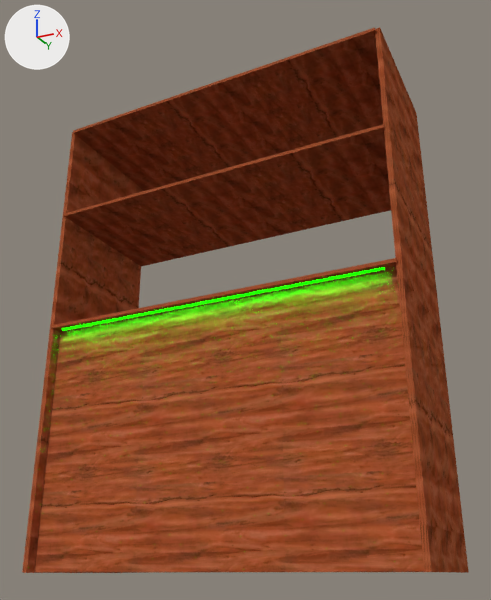
Renders of the Blender file 01 Models/shelf.blend from each side of a commit.
One viewpoint serves both versions: a camera (50 mm lens) standing at (1.59, -8.03, -0.06) and looking at (-2.37, -0.11, 3.5). Arrows for +X, +Y and +Z are at upper left; the lights stay in place.
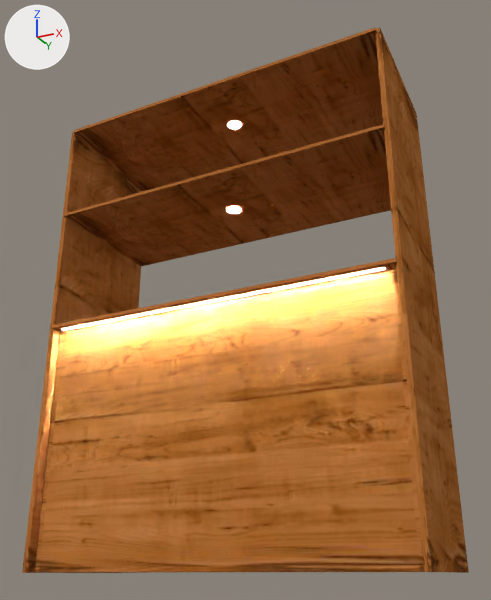
Edits to the bpy script that builds the scene:
```text
Add img_table_wood_jpg:
    img_table_wood_jpg = load_image('table_wood.jpg', '../02 Textures/table_wood.jpg', 300, 225, 'sRGB')
Add mat_light_one:
    mat_light_one = emission_material('light_one')
    mat_light_one.base_color = (800.0, 800.0, 800.0)  # white #ffffff
    mat_light_one.strength = 0.5
Add mat_material:
    mat_material = emission_material('Material')
    mat_material.base_color = (0.8, 0.8, 0.8)  # white #e7e7e7
    mat_material.strength = 200.0
Add mat_wood:
    mat_wood = diffuse_material('wood')
    mat_wood.texture = img_table_wood_jpg
Change me_cube_004:
    used by ob_cube_003; location = (-2.48, -0.06, 3.21); scale = (2.49, 1.02, 0.0235)
    remove me_cube_004.from_pydata(...)  # 52 vertices, 37 faces; spans x -1.0..1.0, y -1.0..1.0, z -139.0..143.0
    remove me_cube_004.materials.append(mat_material_002)  # picture img_counter_wood_jpg
    remove me_cube_004.materials.append(mat_material_001)  # green #00ff00
    add me_cube_004.from_pydata(...)  # 180 vertices, 101 faces; spans x -24.0..25.0, y -9.0..10.0, z -49.0..13.0
    me_cube_004 part 1: a new loose piece, a box spanning x -23.0..24.02, y -9.17..10.14, z -1.68..-1.24, in mat_wood (picture img_table_wood_jpg)
    me_cube_004 part 2: a new loose piece, a box spanning x -23.0..24.02, y -9.17..10.14, z 12.63..13.07, in mat_wood (picture img_table_wood_jpg)
    me_cube_004 part 3: a new loose piece, a box spanning x -23.0..24.02, y -9.17..10.14, z -18.74..-18.3, in mat_wood (picture img_table_wood_jpg)
    me_cube_004 part 4: a new loose piece, a box spanning x -23.0..24.0, y -7.0..10.0, z -49.0..-19.0, in mat_wood (picture img_table_wood_jpg)
    me_cube_004 part 5: a new loose piece, a box spanning x -23.58..-22.93, y -8.73..10.15, z -49.19..13.23, in mat_wood (picture img_table_wood_jpg)
    me_cube_004 part 6: a new loose piece, a box spanning x 23.87..24.53, y -8.73..10.15, z -49.19..13.23, in mat_wood (picture img_table_wood_jpg)
    me_cube_004 part 7: a new loose piece of 64 vertices spanning x -1.0..1.0, y -1.0..1.0, z 13.0, in mat_material (white #e7e7e7)
    me_cube_004 part 8: a new loose piece of 64 vertices spanning x -1.0..1.0, y -1.0..1.0, z -2.0, in mat_material (white #e7e7e7)
    me_cube_004 part 9: the loose piece of 8 vertices spanning x -1.0..1.0, y -1.0..1.0, z 76.0..78.0 is deleted
    me_cube_004 part 10: the loose piece of 8 vertices spanning x -1.0..1.0, y -1.0..1.0, z 141.0..143.0 is deleted
    me_cube_004 part 11: the loose piece of 8 vertices spanning x -1.0..1.0, y -1.0..1.0, z -1.0..1.0 is deleted
    me_cube_004 part 12: the loose piece of 4 vertices spanning x -1.0..1.0, y -1.0, z -1.0 is deleted
    me_cube_004 part 13
    24 vertices are removed from x -1.0..1.0, y -1.0..1.0, z -139.0..143.0
    18 faces are deleted
    4 vertices are added at (-22.0, -8.0, -19.0), (22.0, -8.0, -19.0), (-22.0, -8.0, -19.0), (22.0, -8.0, -19.0)
    1 new face joins them, mat_light_one (white #ffffff)
    add me_cube_004.materials.append(mat_material)  # white #e7e7e7
    add me_cube_004.materials.append(mat_wood)  # picture img_table_wood_jpg
    add me_cube_004.materials.append(mat_light_one)  # white #ffffff
Change ob_cube_003:
    ob_cube_003.location: (-2.48, -0.06, 3.21) -> (-2.54, -0.11, 5.17)
    ob_cube_003.scale: (2.49, 1.02, 0.0235) -> (0.106, 0.106, 0.106)
```

Where the change shows, as pixel boxes (x1, y1, x2, y2) in the pictures (491 x 600 px):
'Cube.003', moved, rescaled
    both: (22, 27, 469, 573)
part 1 of me_cube_004, added (brown)
    after: (64, 124, 391, 267)
part 2 of me_cube_004, added (brown)
    after: (73, 27, 383, 191)
part 3 of me_cube_004, added (brown)
    after: (51, 258, 397, 332)
part 4 of me_cube_004, added (orange)
    after: (34, 269, 424, 573)
part 5 of me_cube_004, added (brown)
    after: (22, 132, 144, 573)
part 6 of me_cube_004, added (brown)
    after: (375, 27, 469, 573)
part 7 of me_cube_004, added
    after: (228, 121, 241, 129)
part 8 of me_cube_004, added
    after: (227, 207, 241, 214)
part 9 of me_cube_004, deleted (brown)
    before: (64, 124, 391, 267)
part 10 of me_cube_004, deleted (brown)
    before: (73, 27, 383, 191)
part 11 of me_cube_004, deleted (brown)
    before: (51, 258, 397, 332)
part 12 of me_cube_004, deleted (green)
    before: (63, 268, 385, 330)
part 13 of me_cube_004, cut back
    before: (22, 27, 469, 573)
    after: (63, 268, 385, 330)
